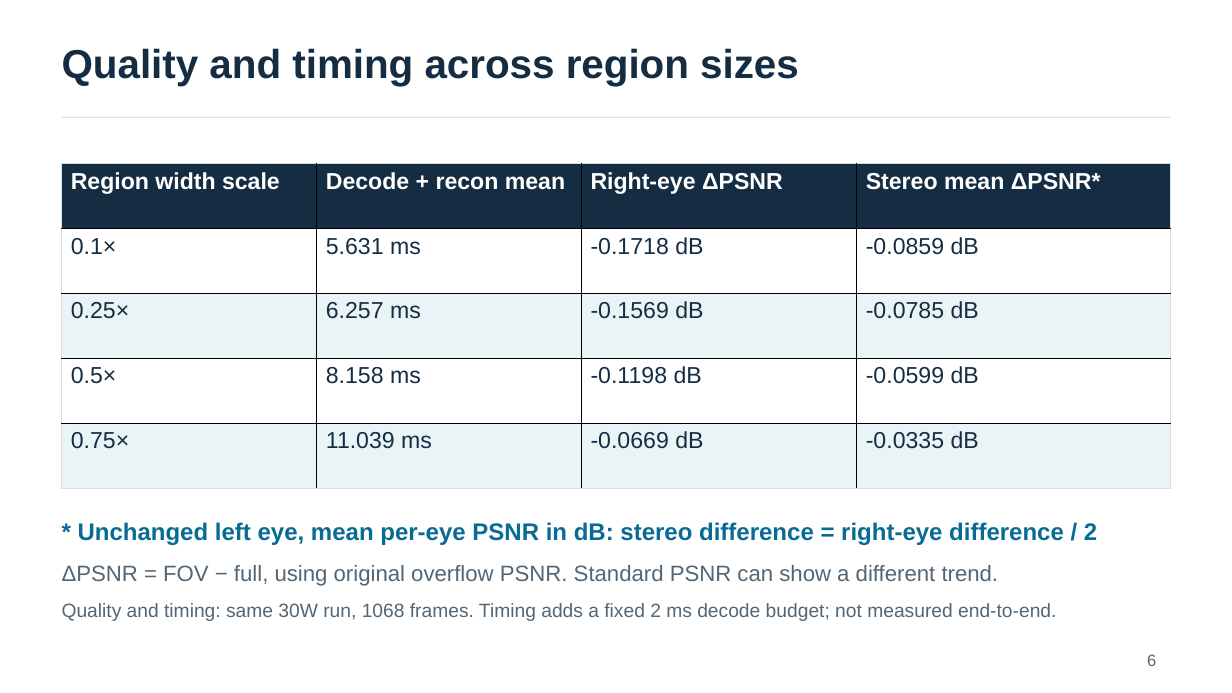
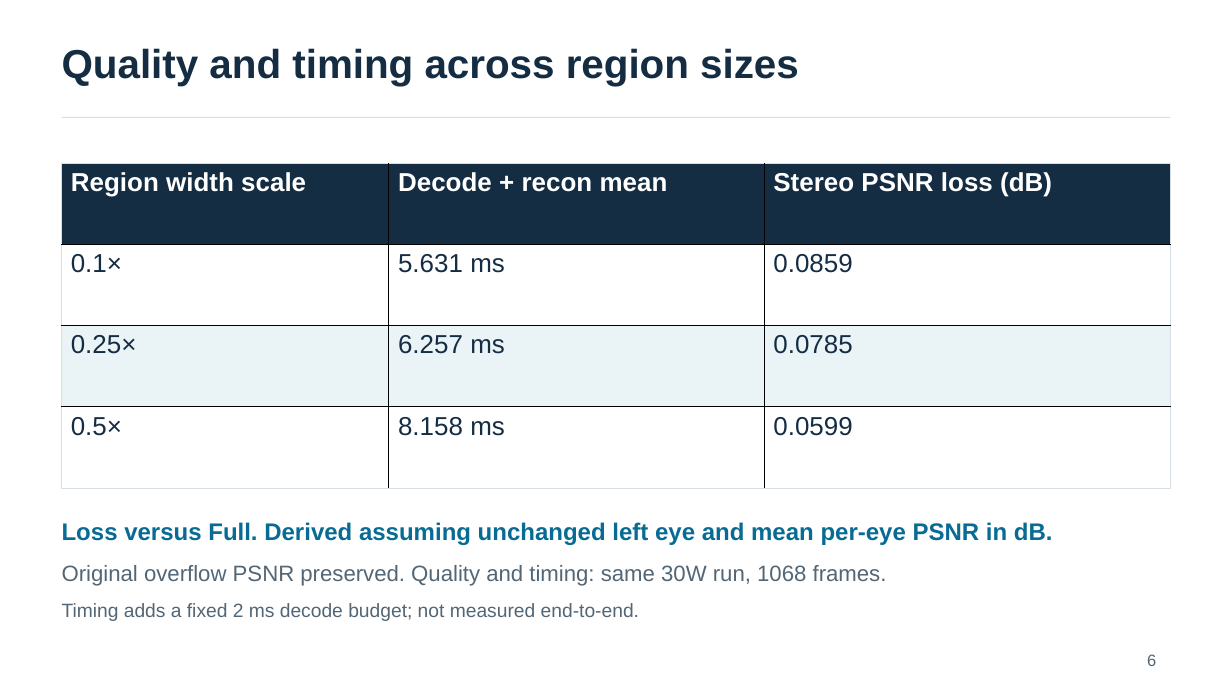
Before and after one commit to yingtian991221/stereo-eye-reconstruction, a slide deck: slide 6 of presentations/weekly_20261029/weekly_20261029_english_30w.pptx. Drawn at 1232x693 pixels with LibreOffice and Linux fonts; fonts in the diff are those of the drawing. Boxes give left, top, right and bottom in pixels: in the first picture for what was removed or moved away, otherwise in the second. Text is boxed around its words. In the diff, an @@ line names an element or a change of style, - is before the commit and + after.

Commit message:
Present three FOV scales and stereo PSNR loss only

```diff
--- a/presentations/weekly_20261029/weekly_20261029_english_30w.pptx
+++ b/presentations/weekly_20261029/weekly_20261029_english_30w.pptx
@@ table at bbox=[62, 164, 1171, 488] @@
-Region width scale | Decode + recon mean | Right-eye ΔPSNR | Stereo mean ΔPSNR*
-0.1× | 5.631 ms | -0.1718 dB | -0.0859 dB
-0.25× | 6.257 ms | -0.1569 dB | -0.0785 dB
-0.5× | 8.158 ms | -0.1198 dB | -0.0599 dB
-0.75× | 11.039 ms | -0.0669 dB | -0.0335 dB
+Region width scale | Decode + recon mean | Stereo PSNR loss (dB)
+0.1× | 5.631 ms | 0.0859
+0.25× | 6.257 ms | 0.0785
+0.5× | 8.158 ms | 0.0599
@@ text at bbox=[62, 522, 1053, 545]: text changed @@
-* Unchanged left eye, mean per-eye PSNR in dB: stereo difference = right-eye difference / 2
+Loss versus Full. Derived assuming unchanged left eye and mean per-eye PSNR in dB.
@@ text at bbox=[62, 565, 887, 586]: text changed @@
-ΔPSNR = FOV − full, using original overflow PSNR. Standard PSNR can show a different trend.
+Original overflow PSNR preserved. Quality and timing: same 30W run, 1068 frames.
@@ text at bbox=[62, 603, 639, 621]: text changed @@
-Quality and timing: same 30W run, 1068 frames. Timing adds a fixed 2 ms decode budget; not measured end-to-end.
+Timing adds a fixed 2 ms decode budget; not measured end-to-end.
```
Also in this commit, not shown: 1 other slide changed, 3 other files.
